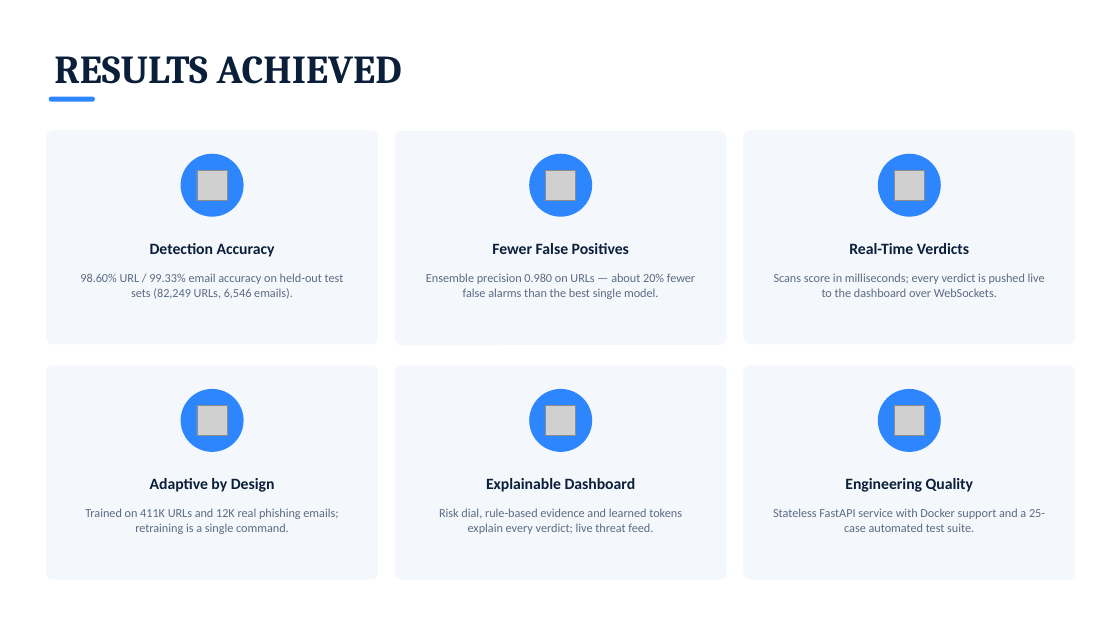
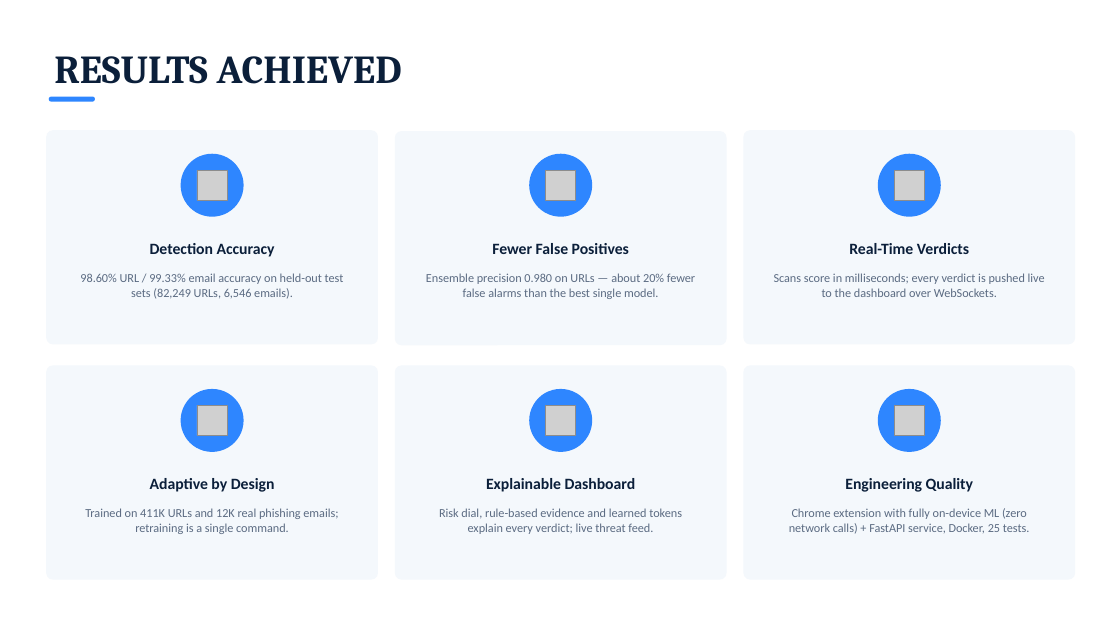
Before and after one commit to shivakumar-07/PhishGuard, a slide deck: slide 8 of docs/PhishGuard_Presentation_Final.pptx. Drawn at 1120x630 pixels with LibreOffice and Linux fonts; fonts in the diff are those of the drawing; grey boxes stand for pictures. Boxes give left, top, right and bottom in pixels: in the first picture for what was removed or moved away, otherwise in the second. Text is boxed around its words. In the diff, an @@ line names an element or a change of style, - is before the commit and + after.

```diff
--- a/docs/PhishGuard_Presentation_Final.pptx
+++ b/docs/PhishGuard_Presentation_Final.pptx
@@ text at [789, 508, 1030, 534]: text changed @@
-Stateless FastAPI service with Docker support and a 25-case automated test suite.
+Chrome extension with fully on-device ML (zero network calls) + FastAPI service, Docker, 25 tests.
```
Also in this commit, not shown: 1 other slide changed, 27 other files.
